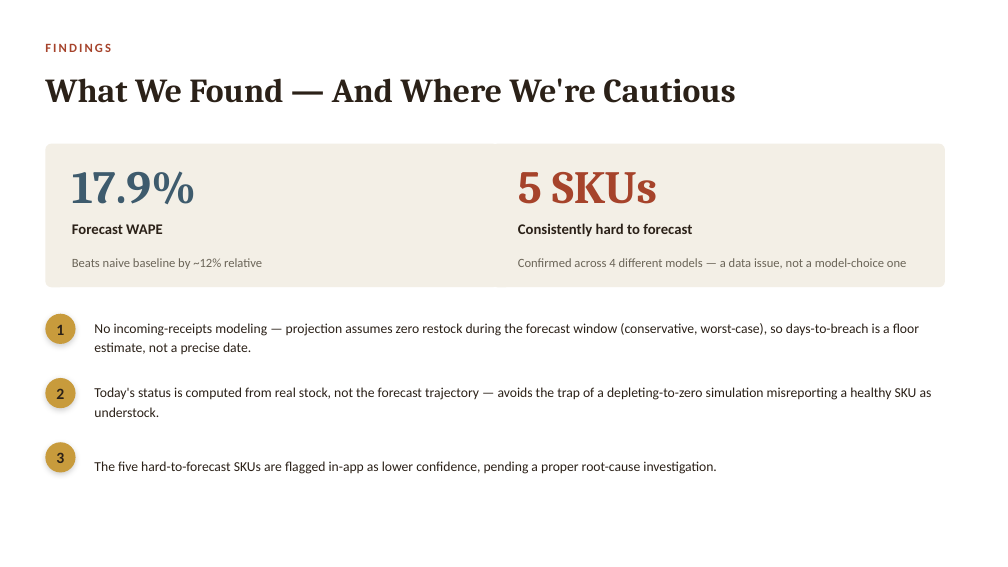
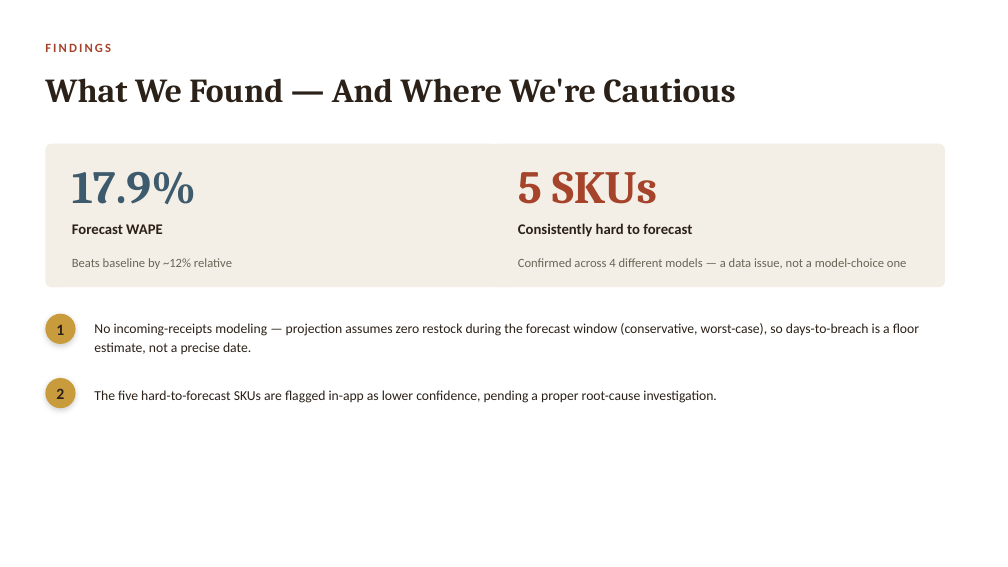
Before and after one commit to Hor-layinka/FMN_project, a slide deck: slide 6 of FMN_Inventory_Triage_Presentation.pptx. Drawn at 1008x567 pixels with LibreOffice and Linux fonts; fonts in the diff are those of the drawing. Boxes give left, top, right and bottom in pixels: in the first picture for what was removed or moved away, otherwise in the second. Text is boxed around its words. In the diff, an @@ line names an element or a change of style, - is before the commit and + after.

```diff
--- a/FMN_Inventory_Triage_Presentation.pptx
+++ b/FMN_Inventory_Triage_Presentation.pptx
@@ text at [72,258,232,269]: text changed @@
-Beats naive baseline by ~12% relative
+Beats baseline by ~12% relative
@@ text "The five hard-to-forecast SKUs are ...": place and size @@
-text "The five hard-to-forecast SKUs are ..." at [94,461,717,474]
+text "The five hard-to-forecast SKUs are ..." at [94,390,717,403]
@@ text removed at [94,387,932,417] @@
-Today's status is computed from real stock, not the forecast trajectory — avoids the trap of a depleting-to-zero simulation misreporting a healthy SKU as understock.
@@ ellipse removed at [45,442,76,473] @@
@@ text removed at [56,452,64,463] @@
-3
```
Also in this commit, not shown: 3 other slides changed.
